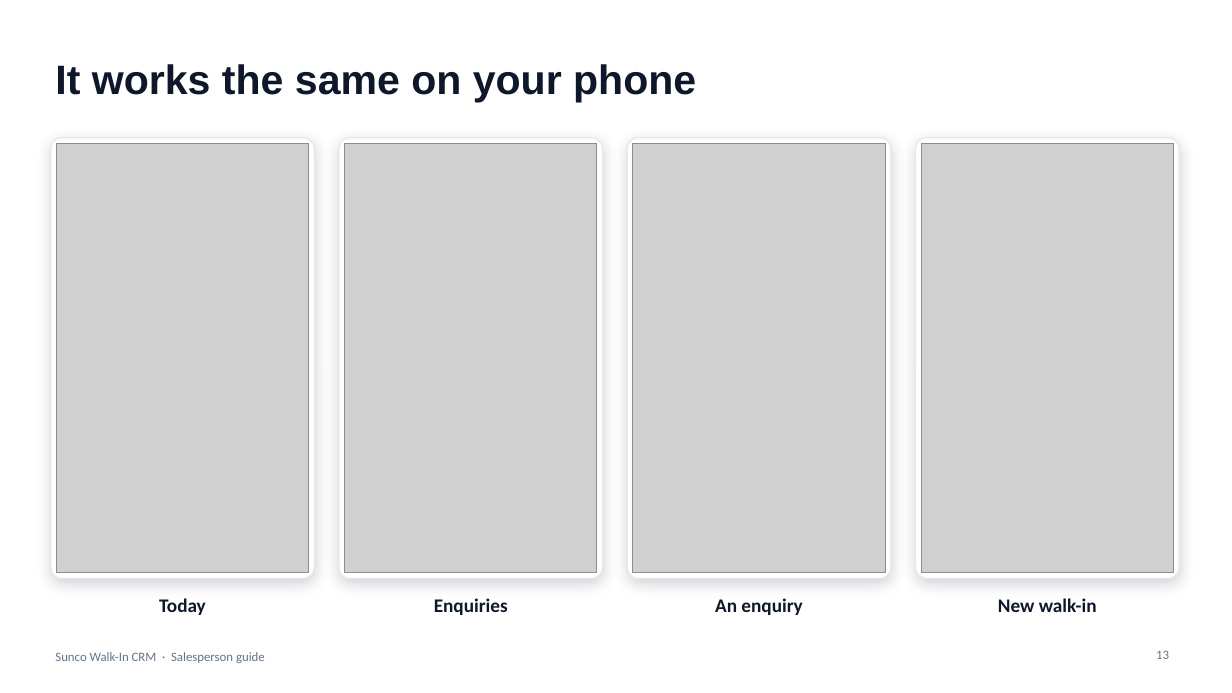
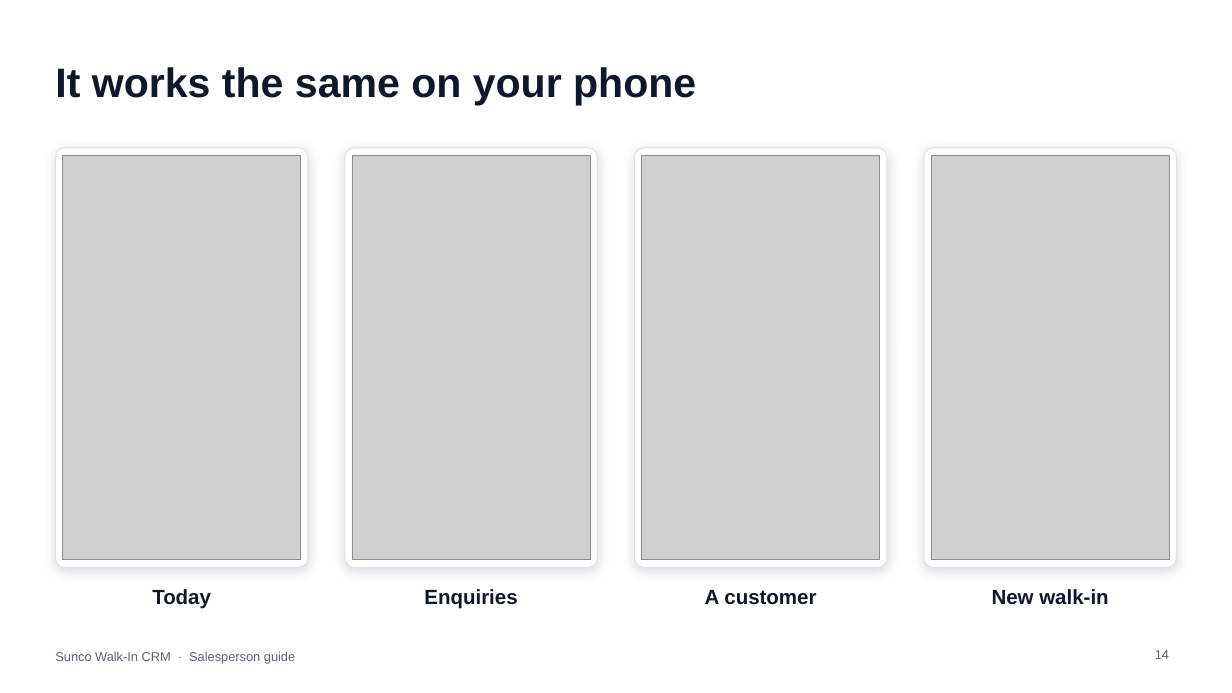
Before and after one commit to jakeeeecurran/walkin-management, a slide deck: slide 14 of docs/training/Sunco-Walk-In-CRM-Salesperson-Guide.pptx (slide 13 before the commit). Drawn at 1232x693 pixels with LibreOffice and Linux fonts; fonts in the diff are those of the drawing; grey boxes stand for pictures. Boxes give left, top, right and bottom in pixels: in the first picture for what was removed or moved away, otherwise in the second. Text is boxed around its words. In the diff, an @@ line names an element or a change of style, - is before the commit and + after.

```diff
--- a/docs/training/Sunco-Walk-In-CRM-Salesperson-Guide.pptx
+++ b/docs/training/Sunco-Walk-In-CRM-Salesperson-Guide.pptx
@@ rounded rectangle: place and size @@
-rounded rectangle at (51, 138, 314, 579)
+rounded rectangle at (55, 148, 308, 567)
@@ rounded rectangle: place and size @@
-rounded rectangle at (339, 138, 603, 579)
+rounded rectangle at (345, 148, 597, 567)
@@ rounded rectangle: place and size @@
-rounded rectangle at (628, 138, 891, 579)
+rounded rectangle at (635, 148, 887, 567)
@@ outline #E5E8EE 1 pt to #DDE2EA 0.75 pt; shadow changed; proportions changed in 4 elements at (345, 148, 597, 567), (55, 148, 308, 567), (635, 148, 887, 567), (924, 148, 1177, 567) @@
@@ rounded rectangle: place and size @@
-rounded rectangle at (916, 138, 1179, 579)
+rounded rectangle at (924, 148, 1177, 567)
@@ picture: place and size @@
-picture at (56, 143, 309, 573)
+picture at (63, 155, 300, 560)
@@ picture: place and size @@
-picture at (345, 143, 597, 573)
+picture at (352, 155, 590, 560)
@@ picture: place and size @@
-picture at (633, 143, 885, 573)
+picture at (642, 155, 880, 560)
@@ picture: place and size @@
-picture at (921, 143, 1174, 573)
+picture at (932, 155, 1169, 560)
@@ text "Today": place and size @@
-text "Today" at (159, 598, 206, 615)
+text "Today" at (152, 589, 211, 609)
@@ text "Enquiries": place and size @@
-text "Enquiries" at (434, 598, 508, 615)
+text "Enquiries" at (424, 589, 517, 609)
@@ text added at (705, 590, 816, 605), 16 pt, text #0F172A, bold @@
+A customer
@@ text removed at (715, 598, 802, 615) @@
-An enquiry
@@ size 15 to 16 pt, font Calibri to Arial in 3 elements at (424, 589, 517, 609), (152, 589, 211, 609), (992, 589, 1108, 604) @@
@@ text "New walk-in": place and size @@
-text "New walk-in" at (998, 598, 1097, 612)
+text "New walk-in" at (992, 589, 1108, 604)
@@ text "Sunco Walk-In CRM · Salesperson ..." at (55, 651, 295, 664): font Calibri to Arial, text colour #64748B to #5B6578 @@
@@ page number at (1155, 650, 1169, 659): text changed; font Calibri to Arial; text colour #64748B to #5B6578 @@
-13
+14
```
Also in this commit, not shown: 14 other slides changed, 2 slides added, 1 slide removed, 2 other files.
